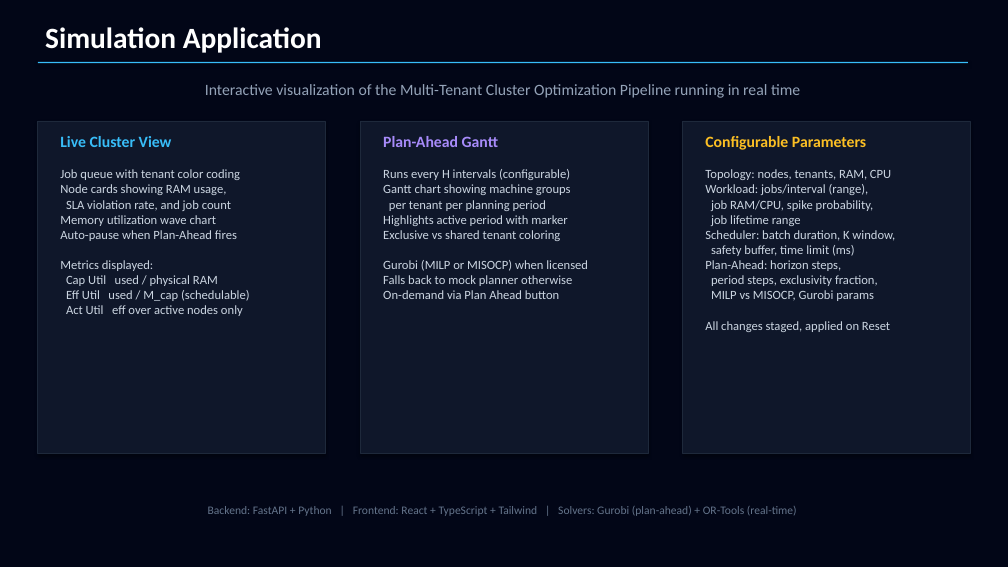
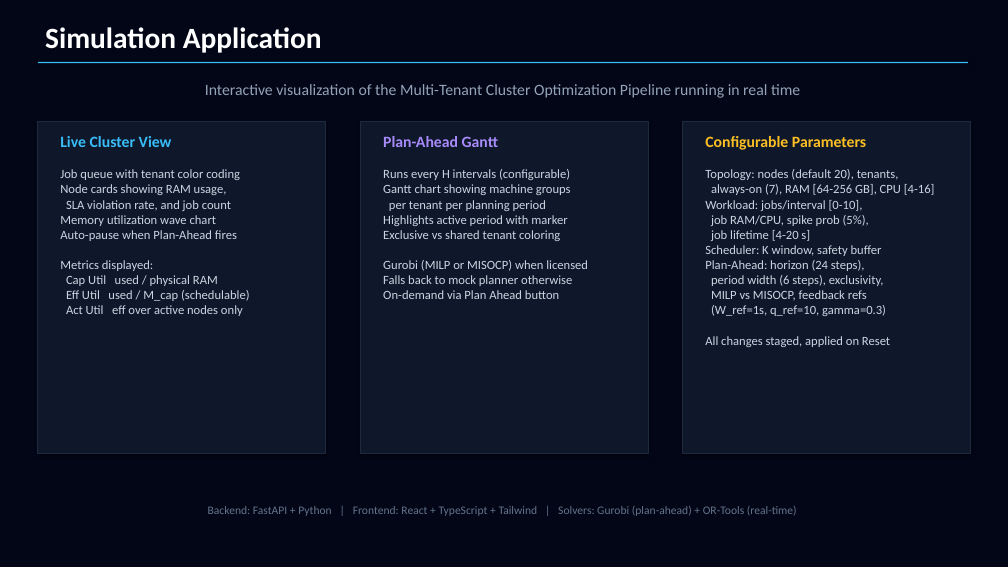
Before and after one commit to Rickodesea/Capstone_ClaudeAI, a slide deck: slide 5 of Cluster_Optimization_Models/Docs/optimization_model_overview.pptx. Drawn at 1008x567 pixels with LibreOffice and Linux fonts; fonts in the diff are those of the drawing. Boxes give left, top, right and bottom in pixels: in the first picture for what was removed or moved away, otherwise in the second. Text is boxed around its words. In the diff, an @@ line names an element or a change of style, - is before the commit and + after.

```diff
--- a/Cluster_Optimization_Models/Docs/optimization_model_overview.pptx
+++ b/Cluster_Optimization_Models/Docs/optimization_model_overview.pptx
@@ text at (705,169,935,347): text changed @@
-Topology: nodes, tenants, RAM, CPU
-Workload: jobs/interval (range),
-job RAM/CPU, spike probability,
-job lifetime range
-Scheduler: batch duration, K window,
-safety buffer, time limit (ms)
-Plan-Ahead: horizon steps,
-period steps, exclusivity fraction,
-MILP vs MISOCP, Gurobi params
-All changes staged, applied on Reset
+Topology: nodes (default 20), tenants,
+always-on (7), RAM [64-256 GB], CPU [4-16]
+Workload: jobs/interval [0-10],
+job RAM/CPU, spike prob (5%),
+job lifetime [4-20 s]
+Scheduler: K window, safety buffer
+Plan-Ahead: horizon (24 steps),
+period width (6 steps), exclusivity,
+MILP vs MISOCP, feedback refs
+(W_ref=1s, q_ref=10, gamma=0.3)
+All changes staged, applied on Reset
```
Also in this commit, not shown: 2 other slides changed, 19 other files.
